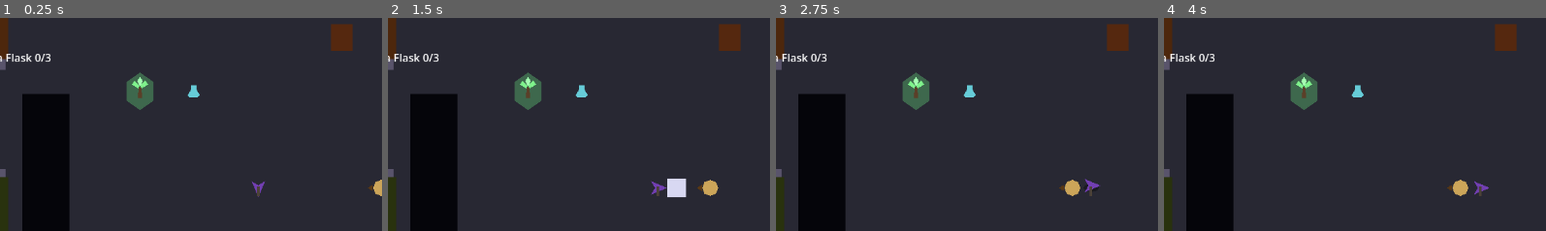
Above: before the commit, frames 1-4 (left to right).
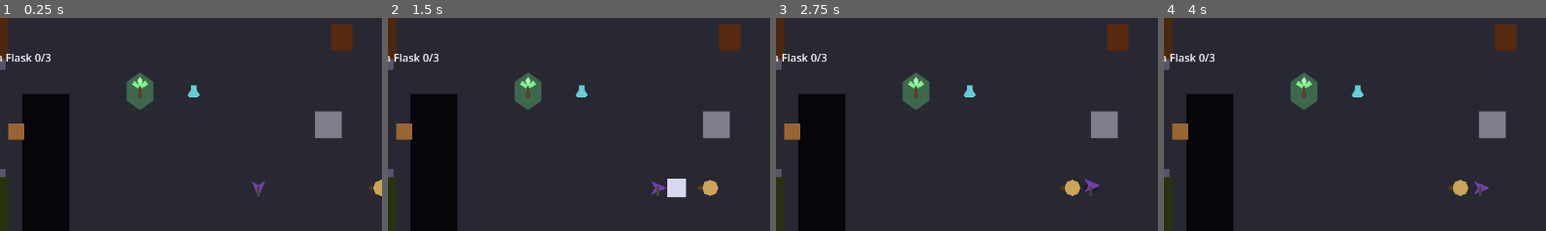
Above: after the commit, the same moments.

Repository: KrisUni/the-shattering
Game: Godot game, scene res://scenes/test_room.tscn
Same seed, same stepped clock (60 frames per second), same inputs: the game is played once before the commit and once after it. Sound files missing from this copy of the repository are replaced by a short silence.
Inputs (mouse positions are % of the whole screen's width and height, from its top left):
- Up to frame 1 (0.25 s): no input
- Up to frame 2 (1.5 s): tap Enter at 0.5 s; move the mouse to (72, 45) at 0.52 s; hold D (move_right) 0.53-1.25 s; hold Shift (block) 0.53-1.25 s; click (72, 45) at 0.67 s; tap F (jump) at 0.77, 1.07 s; tap C (cast_spell) at 0.8 s; drag from (30, 55) to (35, 84) at 1.27 s
- Up to frame 3 (2.75 s): move the mouse to (60, 28) at 2.02 s; hold D (move_right) from 2.03 s (still down); tap V (switch_spell) at 2.1 s; tap F (jump) at 2.3 s
- Up to frame 4 (4 s): release D (move_right) at 2.75 s; drag from (45, 71) to (61, 15) at 2.77 s; tap Space (roll) at 3.5 s; move the mouse to (80, 65) at 3.52 s; hold A (move_left) from 3.53 s (still down); hold Right mouse button (attack_heavy) from 3.53 s (still down); tap F (jump) at 3.77 s; tap C (cast_spell) at 3.8 s
The pictures show only the part of the screen within x 16-66%, y 10-60%; the shares and areas given below are measured in that part.

The runs differ from the first frame. In frame 1, 1.2% of the frame differs, in the area x 2-90%, y 43-58%; in frame 2, 1.2%; in frame 3, 1.2%; in frame 4, 1.2%.

Commit message:
Shove and Pull movable objects across gaps (#51)
Co-Authored-By: Claude Sonnet 5.5 <noreply@anthropic.com>
Claude-Session: https://claude.ai/code/session_01L8pxksdr9b4Yyf88bKMYGB

Diff:
--- /dev/null
+++ b/data/boulder.tres
@@ -0,0 +1,9 @@
+[gd_resource type="Resource" script_class="MovableTuning" format=3]
+
+[ext_resource type="Script" path="res://scripts/tuning/movable_tuning.gd" id="1_tuning"]
+
+[resource]
+script = ExtResource("1_tuning")
+weight = 80.0
+size = 40.0
+color = Color(0.5, 0.5, 0.55, 1)
--- /dev/null
+++ b/data/crate.tres
@@ -0,0 +1,9 @@
+[gd_resource type="Resource" script_class="MovableTuning" format=3]
+
+[ext_resource type="Script" path="res://scripts/tuning/movable_tuning.gd" id="1_tuning"]
+
+[resource]
+script = ExtResource("1_tuning")
+weight = 10.0
+size = 24.0
+color = Color(0.6, 0.4, 0.2, 1)
--- a/scenes/almos/almos_spell.gd
+++ b/scenes/almos/almos_spell.gd
@@ -131,7 +131,7 @@
 	_frames = 0
 
 
-# Shove or Pull on the nearest enemy in the cone around the aim, if he can pay: the cost is spent
+# Shove or Pull on the nearest enemy or movable object in the cone around the aim, if he can pay: the cost is spent
 # whatever comes of it. An enemy within the greatest Weight he can move slides, one beyond it
 # shudders. With no enemy in the cone nothing happens and nothing is spent.
 func _act_on_an_enemy(aim: Vector2) -> void:
@@ -141,7 +141,7 @@
 	if enemy == null or not _can_pay(cost):
 		return
 	_pay(cost)
-	if enemy.tuning.weight > tuning.greatest_weight():
+	if enemy.weight > tuning.greatest_weight():
 		enemy.shudder()
 		return
 	var away: Vector2 = enemy.global_position - body.global_position
@@ -151,11 +151,11 @@
 		enemy.slide(away, cost.distance, cost.move_speed)
 
 
-# The nearest living enemy within the cost's range and cone around the aim, or null.
+# The nearest living enemy or movable object within the cost's range and cone around the aim, or null.
 func _nearest_enemy_in_the_cone(cost: SpellCost, aim: Vector2) -> Node2D:
 	var nearest: Node2D = null
 	var nearest_distance := cost.target_range
-	for node in get_tree().get_nodes_in_group(&"enemies"):
+	for node in get_tree().get_nodes_in_group(&"enemies") + get_tree().get_nodes_in_group(&"movables"):
 		var enemy := node as Node2D
 		if enemy == null or not enemy.has_method(&"slide") or enemy.dead:
 			continue
--- a/scenes/enemies/training_enemy.gd
+++ b/scenes/enemies/training_enemy.gd
@@ -118,6 +118,11 @@
 var broken: bool:
 	get:
 		return _broken
+
+## How heavy it is, from its tuning.
+var weight: float:
+	get:
+		return tuning.weight
 
 ## Whether a Shove or a Pull is sliding it: it does not act until the slide is over.
 var sliding: bool:
--- a/scenes/test_room.tscn
+++ b/scenes/test_room.tscn
@@ -26,6 +26,9 @@
 [ext_resource type="PackedScene" path="res://scenes/world/path_blocker.tscn" id="21_path_blocker"]
 [ext_resource type="PackedScene" path="res://scenes/world/fungus.tscn" id="22_fungus"]
 
+[ext_resource type="PackedScene" path="res://scenes/world/movable.tscn" id="40_movable"]
+[ext_resource type="Resource" path="res://data/boulder.tres" id="41_boulder"]
+
 [sub_resource type="RectangleShape2D" id="RectangleShape2D_wall_across"]
 size = Vector2(1152, 16)
 
@@ -269,3 +272,10 @@
 horizontal_alignment = 1
 script = ExtResource("10_fallen_label")
 almos = NodePath("../../Almos")
+
+[node name="Crate" parent="." instance=ExtResource("40_movable")]
+position = Vector2(216, 240)
+
+[node name="Boulder" parent="." instance=ExtResource("40_movable")]
+position = Vector2(680, 230)
+tuning = ExtResource("41_boulder")
--- /dev/null
+++ b/scenes/world/movable.gd
@@ -0,0 +1,111 @@
+class_name Movable
+extends CharacterBody2D
+## A movable object, such as a Crate or a Boulder: a body that blocks Almos and the enemies like a
+## wall, on the walls layer, and stands where it is put until a Shove or a Pull moves it. It is
+## lifted while it moves: it slides as an enemy does, but no edge of a Gap or a Ledge stops it, so
+## a Pull fetches it across a Gap, and only a wall, Almos or an enemy does. One that a Shove leaves
+## with its centre inside a Gap falls and is gone. One too heavy for him only shudders. Its
+## numbers, Weight included, come from its tuning, which the scene's instances give.
+
+# The collision layer of the area inside a Gap, the sixth.
+const GAP_AREA_LAYER := 32
+
+# How a shudder looks: for this many physics frames its look jumps this many pixels from side to
+# side, each frame the other way. A look, not tuning.
+const SHUDDER_FRAMES := 8
+const SHUDDER_OFFSET := 3.0
+
+## Emitted once each time a Shove or a Pull is too much for its Weight and it shudders instead of
+## moving.
+signal shuddered
+
+## Emitted once, when it falls into a Gap and is gone.
+signal fell
+
+@export var tuning: MovableTuning
+
+## How heavy it is.
+var weight: float:
+	get:
+		return tuning.weight
+
+## Whether a Shove or a Pull is sliding it.
+var sliding: bool:
+	get:
+		return _sliding
+
+## Whether it has fallen into a Gap. It is freed at the end of that physics frame.
+var dead: bool:
+	get:
+		return _fallen
+
+@onready var _placeholder: Polygon2D = $Placeholder
+
+var _sliding := false
+var _fallen := false
+var _slide_direction := Vector2.ZERO
+var _slide_left := 0.0
+var _slide_speed := 0.0
+var _shudder_left := 0
+
+
+func _ready() -> void:
+	var half := tuning.size / 2.0
+	_placeholder.polygon = PackedVector2Array([Vector2(-half, -half), Vector2(half, -half), Vector2(half, half), Vector2(-half, half)])
+	_placeholder.color = tuning.color
+	var shape := RectangleShape2D.new()
+	shape.size = Vector2(tuning.size, tuning.size)
+	($CollisionShape2D as CollisionShape2D).shape = shape
+
+
+func _physics_process(delta: float) -> void:
+	if _shudder_left > 0:
+		_placeholder.position.x = SHUDDER_OFFSET if _shudder_left % 2 == 0 else -SHUDDER_OFFSET
+		_shudder_left -= 1
+	else:
+		_placeholder.position.x = 0.0
+	if _sliding:
+		_slide(delta)
+
+
+## A Shove or a Pull slides it this way, a unit vector, for this many pixels at this many pixels
+## per second.
+func slide(direction: Vector2, distance: float, speed: float) -> void:
+	if _fallen or distance <= 0.0 or direction.is_zero_approx():
+		return
+	_sliding = true
+	_slide_direction = direction.normalized()
+	_slide_left = distance
+	_slide_speed = speed
+
+
+## A Shove or a Pull is more than its Weight allows: it shudders and stays where it is.
+func shudder() -> void:
+	_shudder_left = SHUDDER_FRAMES
+	shuddered.emit()
+
+
+# One physics frame of the slide: it stops against what blocks it, falls if it ends in a Gap.
+func _slide(delta: float) -> void:
+	var step := minf(_slide_speed * delta, _slide_left)
+	var hit := move_and_collide(_slide_direction * step)
+	_slide_left -= step
+	if _in_a_gap():
+		# Lifted, it crosses a Gap; it falls only if it is put down inside one.
+		if hit != null or _slide_left <= 0.0:
+			_sliding = false
+			_fallen = true
+			fell.emit()
+			queue_free()
+		return
+	if hit != null or _slide_left <= 0.0:
+		_sliding = false
+
+
+func _in_a_gap() -> bool:
+	var query := PhysicsPointQueryParameters2D.new()
+	query.position = global_position
+	query.collision_mask = GAP_AREA_LAYER
+	query.collide_with_areas = true
+	query.collide_with_bodies = false
+	return not get_world_2d().direct_space_state.intersect_point(query, 1).is_empty()
--- /dev/null
+++ b/scenes/world/movable.tscn
@@ -0,0 +1,15 @@
+[gd_scene format=3]
+
+[ext_resource type="Script" path="res://scenes/world/movable.gd" id="1_script"]
+[ext_resource type="Resource" path="res://data/crate.tres" id="2_tuning"]
+
+[node name="Movable" type="CharacterBody2D" groups=["movables"]]
+collision_layer = 1
+collision_mask = 385
+motion_mode = 1
+script = ExtResource("1_script")
+tuning = ExtResource("2_tuning")
+
+[node name="Placeholder" type="Polygon2D" parent="."]
+
+[node name="CollisionShape2D" type="CollisionShape2D" parent="."]
--- /dev/null
+++ b/scripts/tuning/movable_tuning.gd
@@ -0,0 +1,14 @@
+class_name MovableTuning
+extends Resource
+## The numbers of one kind of movable object, such as a Crate. The values live in its data file,
+## such as data/crate.tres, not here.
+
+## How heavy it is. Shove and Pull move it only if this is no more than the greatest Weight he can
+## move (see PlayerTuning.greatest_weight); a heavier one shudders and stays where it is.
+@export var weight: float
+
+## The width and height of its square body, in pixels.
+@export var size: float
+
+## The colour of its placeholder.
+@export var color: Color
--- /dev/null
+++ b/test/test_movable.gd
@@ -0,0 +1,360 @@
+extends GutTest
+## Movable objects, the Crate and the Boulder. Alone, a Movable is tested through its scene: its
+## Weight from its data file, its slide and its shudder. In the test room, with the real Almos and
+## the shipped numbers, driven through the switch_spell and cast_spell actions, Shove and Pull move the
+## Crate, a Pull fetches it across the Gap, a wall stops it whole, the Gap takes it, and the Boulder
+## only shudders. Every distance, cost and Weight is worked from the data files and the room's own
+## nodes, so nothing here pins a number in them.
+
+const AlmosInput := preload("res://test/helpers/almos_input.gd")
+
+const TEST_ROOM_PATH := "res://scenes/test_room.tscn"
+const MOVABLE_PATH := "res://scenes/world/movable.tscn"
+const CRATE_PATH := "res://data/crate.tres"
+const BOULDER_PATH := "res://data/boulder.tres"
+const PULL_PATH := "res://data/pull.tres"
+const SHOVE_PATH := "res://data/shove.tres"
+const TOLERANCE := 0.0001
+const DISTANCE_TOLERANCE := 0.5
+# In physics frames.
+const TAP_FRAMES := 2
+const MARGIN_FRAMES := 8
+# In pixels.
+const NEAR := 60.0
+const OPEN_FLOOR := Vector2(576.0, 324.0)
+# In pixels per second, and pixels. A slide for the unit tests, worked by hand: 300 / 60 = 5 a frame.
+const UNIT_SPEED := 300.0
+const UNIT_DISTANCE := 50.0
+
+var _almos_input: AlmosInput
+var _pull: SpellCost
+var _shove: SpellCost
+var _room: Node
+var _almos: Almos
+var _crate
+var _boulder
+var _enemy
+var _shuddered := 0
+var _fell := 0
+var _jitter_seen := false
+
+
+func before_each() -> void:
+	await get_tree().process_frame
+	_almos_input = AlmosInput.new(self)
+	_shuddered = 0
+	_fell = 0
+	_jitter_seen = false
+	_pull = load(PULL_PATH) as SpellCost
+	_shove = load(SHOVE_PATH) as SpellCost
+
+
+func after_each() -> void:
+	if get_tree().physics_frame.is_connected(_watch_the_look):
+		get_tree().physics_frame.disconnect(_watch_the_look)
+	_almos_input.release_everything()
+
+
+# --- a Movable alone ---
+
+
+func test_a_movables_weight_comes_from_its_data_file() -> void:
+	var movable = _alone(CRATE_PATH)
+
+	assert_almost_eq(movable.weight, (load(CRATE_PATH) as MovableTuning).weight, TOLERANCE)
+
+
+func test_the_crate_is_within_the_shipped_limit_and_the_boulder_is_over_it() -> void:
+	var limit := (load(AlmosInput.TUNING_PATH) as PlayerTuning).greatest_weight()
+
+	assert_lte((load(CRATE_PATH) as MovableTuning).weight, limit, "Crate")
+	assert_gt((load(BOULDER_PATH) as MovableTuning).weight, limit, "Boulder")
+
+
+func test_a_movable_slides_the_distance_it_is_given_at_the_speed_it_is_given() -> void:
+	var movable = _alone(CRATE_PATH)
+
+	movable.slide(Vector2.RIGHT, UNIT_DISTANCE, UNIT_SPEED)
+	await wait_physics_frames(3)
+
+	assert_almost_eq(movable.position.x, 3.0 * UNIT_SPEED / Engine.physics_ticks_per_second, DISTANCE_TOLERANCE, "after 3 frames")
+	await wait_physics_frames(int(UNIT_DISTANCE / UNIT_SPEED * Engine.physics_ticks_per_second) + MARGIN_FRAMES)
+	assert_almost_eq(movable.position.x, UNIT_DISTANCE, DISTANCE_TOLERANCE, "at the end")
+	assert_false(movable.sliding, "sliding")
+
+
+func test_a_movable_shudders_without_moving() -> void:
+	var movable = _alone(BOULDER_PATH)
+	movable.shuddered.connect(func() -> void: _shuddered += 1)
+
+	movable.shudder()
+	await wait_physics_frames(2)
+
+	assert_eq(_shuddered, 1, "shuddered")
+	assert_ne((movable.get_node("Placeholder") as Node2D).position.x, 0.0, "its look jittered")
+	assert_eq(movable.position, Vector2.ZERO, "position")
+
+
+func test_a_movable_blocks_like_a_wall() -> void:
+	var movable = _alone(CRATE_PATH)
+
+	assert_true(movable.is_in_group(&"movables"), "group")
+	assert_ne(movable.collision_layer & _layer_bit("walls"), 0, "on the walls layer")
+
+
+# --- the Crate in the test room ---
+
+
+func test_the_test_rooms_crate_is_west_of_the_gap_and_the_boulder_is_over_the_limit() -> void:
+	_set_up_room()
+	var gap = _room.get_node("Gap")
+
+	assert_lt(_crate.global_position.x, gap.global_position.x - gap.size.x / 2.0, "the Crate is west of the Gap")
+	assert_gt(_boulder.weight, _almos.tuning.greatest_weight(), "the Boulder")
+
+
+func test_a_pull_fetches_the_crate_across_the_gap() -> void:
+	_set_up_room()
+	var gap = _room.get_node("Gap")
+	var east_edge: float = gap.global_position.x + gap.size.x / 2.0
+	_almos.global_position = Vector2(east_edge + (_pull.target_range - 20.0) / 2.0 + 20.0, _crate.global_position.y)
+	_almos.global_position.x = minf(_almos.global_position.x, _crate.global_position.x + _pull.target_range - 1.0)
+	_almos.facing = Vector2.LEFT
+	assert_lte(_almos.global_position.distance_to(_crate.global_position), _pull.target_range, "in range")
+
+	await _cast()
+	await _wait_for_the_slide(_pull)
+
+	assert_almost_eq(_crate.global_position.distance_to(_almos.global_position), _pull.distance, DISTANCE_TOLERANCE, "stops at the Pull distance")
+	assert_gt(_crate.global_position.x, east_edge, "east of the Gap")
+	assert_false(_crate.dead, "whole")
+
+
+func test_a_shove_slides_the_crate_by_the_shove_distance() -> void:
+	_set_up_room()
+	_place_crate_in_front_of_almos(OPEN_FLOOR, NEAR)
+	var start: Vector2 = _crate.global_position
+	await _select(AlmosSpell.Spell.SHOVE)
+
+	await _cast()
+	await _wait_for_the_slide(_shove)
+
+	assert_almost_eq(_crate.global_position.x, start.x + _shove.distance, DISTANCE_TOLERANCE)
+	assert_almost_eq(_almos.health.current, _almos.health.maximum - _shove.health_cost, TOLERANCE, "Health")
+
+
+func test_a_crate_shoved_into_a_wall_stops_against_it_whole() -> void:
+	_set_up_room()
+	var wall := _room.get_node("Walls/WallRight") as StaticBody2D
+	var face := wall.global_position.x - ((wall.get_node("CollisionShape2D") as CollisionShape2D).shape as RectangleShape2D).size.x / 2.0
+	_place_crate_in_front_of_almos(Vector2(face - _shove.distance / 2.0 - NEAR, OPEN_FLOOR.y + 80.0), NEAR)
+	await _select(AlmosSpell.Spell.SHOVE)
+
+	await _cast()
+	await _wait_for_the_slide(_shove)
+
+	assert_almost_eq(_crate.global_position.x, face - (load(CRATE_PATH) as MovableTuning).size / 2.0, DISTANCE_TOLERANCE, "against the wall")
+	assert_false(_crate.dead, "whole")
+	assert_false(_crate.sliding, "sliding")
+
+
+func test_a_crate_shoved_into_the_gap_from_its_east_side_falls_and_is_gone() -> void:
+	_set_up_room()
+	var gap = _room.get_node("Gap")
+	var east_edge: float = gap.global_position.x + gap.size.x / 2.0
+	assert_lt(_shove.distance / 2.0, gap.size.x, "ends inside the Gap")
+	var crate_at := Vector2(east_edge + _shove.distance / 2.0, gap.global_position.y)
+	_crate.global_position = crate_at
+	_almos.global_position = crate_at + Vector2(NEAR, 0.0)
+	_almos.facing = Vector2.LEFT
+	_crate.fell.connect(func() -> void: _fell += 1)
+	await _select(AlmosSpell.Spell.SHOVE)
+
+	await _cast()
+	await _wait_for_the_slide(_shove)
+
+	assert_eq(_fell, 1, "fell")
+	assert_false(is_instance_valid(_crate), "freed")
+
+
+func test_a_ledge_side_does_not_stop_a_lifted_crate() -> void:
+	_set_up_room()
+	var ledge = _room.get_node("Ledge")
+	var east_face: float = ledge.global_position.x + ledge.size.x / 2.0
+	var crate_at := Vector2(east_face + _shove.distance / 2.0, ledge.global_position.y)
+	_crate.global_position = crate_at
+	_almos.global_position = crate_at + Vector2(NEAR, 0.0)
+	_almos.facing = Vector2.LEFT
+	await _select(AlmosSpell.Spell.SHOVE)
+
+	await _cast()
+	await _wait_for_the_slide(_shove)
+
+	assert_almost_eq(_crate.global_position.x, crate_at.x - _shove.distance, DISTANCE_TOLERANCE)
+	assert_false(_crate.dead, "whole")
+
+
+# --- the Boulder ---
+
+
+func test_a_boulder_shudders_stays_put_and_the_cost_is_paid() -> void:
+	_set_up_room()
+	_boulder.shuddered.connect(func() -> void: _shuddered += 1)
+	get_tree().physics_frame.connect(_watch_the_look)
+	_almos.global_position = _boulder.global_position + Vector2(-NEAR - 20.0, 0.0)
+	_almos.facing = Vector2.RIGHT
+	var start: Vector2 = _boulder.global_position
+	await _select(AlmosSpell.Spell.SHOVE)
+
+	await _cast()
+	# Read at once: Stamina starts to refill soon after.
+	assert_almost_eq(_almos.health.current, _almos.health.maximum - _shove.health_cost, TOLERANCE, "Health")
+	assert_almost_eq(_almos.stamina.current, _almos.stamina.maximum - _shove.stamina_cost, 0.5, "Stamina")
+	await _wait_for_the_slide(_shove)
+
+	assert_eq(_shuddered, 1, "shuddered")
+	assert_true(_jitter_seen, "its look jittered")
+	assert_eq(_boulder.global_position, start, "position")
+
+
+func test_a_boulder_does_not_move_for_pull_either() -> void:
+	_set_up_room()
+	_boulder.shuddered.connect(func() -> void: _shuddered += 1)
+	_almos.global_position = _boulder.global_position + Vector2(-NEAR - 20.0, 0.0)
+	_almos.facing = Vector2.RIGHT
+	var start: Vector2 = _boulder.global_position
+
+	await _cast()
+	await _wait_for_the_slide(_pull)
+
+	assert_eq(_shuddered, 1, "shuddered")
+	assert_eq(_boulder.global_position, start, "position")
+
+
+# --- the nearest of an enemy and a crate ---
+
+
+func test_the_nearer_crate_is_moved_and_the_farther_enemy_is_not() -> void:
+	_set_up_room()
+	_place_crate_in_front_of_almos(OPEN_FLOOR, NEAR)
+	_enemy.global_position = OPEN_FLOOR + _farther_in_the_cone()
+	var enemy_start: Vector2 = _enemy.global_position
+	var crate_start: Vector2 = _crate.global_position
+	await _select(AlmosSpell.Spell.SHOVE)
+
+	await _cast()
+	await _wait_for_the_slide(_shove)
+
+	assert_gt(_crate.global_position.x, crate_start.x + _shove.distance - DISTANCE_TOLERANCE, "the Crate moved")
+	assert_eq(_enemy.global_position, enemy_start, "the enemy did not")
+
+
+func test_the_nearer_enemy_is_moved_and_the_farther_crate_is_not() -> void:
+	_set_up_room()
+	_place_crate_in_front_of_almos(OPEN_FLOOR, NEAR)
+	_crate.global_position = OPEN_FLOOR + _farther_in_the_cone()
+	_enemy.global_position = OPEN_FLOOR + Vector2(NEAR, 0.0)
+	var enemy_start: Vector2 = _enemy.global_position
+	var crate_start: Vector2 = _crate.global_position
+	await _select(AlmosSpell.Spell.SHOVE)
+
+	await _cast()
+	await _wait_for_the_slide(_shove)
+
+	assert_almost_eq(_enemy.global_position.x, enemy_start.x + _shove.distance, DISTANCE_TOLERANCE, "the enemy moved")
+	assert_eq(_crate.global_position, crate_start, "the Crate did not")
+
+
+func test_a_crate_outside_the_cone_is_left_alone_and_nothing_is_spent() -> void:
+	_set_up_room()
+	_crate.global_position = OPEN_FLOOR + Vector2.RIGHT.rotated(deg_to_rad(_shove.cone_half_angle_degrees + 5.0)) * NEAR
+	_almos.global_position = OPEN_FLOOR
+	_almos.facing = Vector2.RIGHT
+	_enemy.global_position = OPEN_FLOOR + Vector2(0.0, -_shove.target_range - 1.0)
+	var start: Vector2 = _crate.global_position
+	await _select(AlmosSpell.Spell.SHOVE)
+
+	await _cast()
+	await _wait_for_the_slide(_shove)
+
+	assert_eq(_crate.global_position, start, "Crate")
+	assert_almost_eq(_almos.health.current, _almos.health.maximum, TOLERANCE, "Health")
+
+
+# --- set-up ---
+
+
+func _alone(tuning_path: String):
+	var movable = (load(MOVABLE_PATH) as PackedScene).instantiate()
+	movable.tuning = load(tuning_path)
+	movable.position = Vector2.ZERO
+	add_child_autofree(movable)
+	return movable
+
+
+# The test room as shipped, without the Sound hunter, with the training enemy given no target.
+func _set_up_room() -> void:
+	var scene := load(TEST_ROOM_PATH) as PackedScene
+	_room = scene.instantiate()
+	var hunter := _room.get_node("SoundHunter")
+	_room.remove_child(hunter)
+	hunter.free()
+	add_child_autofree(_room)
+	_almos = _room.get_node("Almos") as Almos
+	_crate = _room.get_node("Crate")
+	_boulder = _room.get_node("Boulder")
+	_enemy = _room.get_node("TrainingEnemy")
+	_enemy.target = null
+	_enemy.global_position = Vector2(OPEN_FLOOR.x, OPEN_FLOOR.y + _shove.target_range * 2.0)
+
+
+# Where the farther of two things in the cone stands from him: inside its edge, so that the nearer one,
+# straight ahead, slides past it.
+func _farther_in_the_cone() -> Vector2:
+	return Vector2.RIGHT.rotated(-deg_to_rad(_shove.cone_half_angle_degrees - 5.0)) * NEAR * 2.0
+
+
+# Almos here facing right, the Crate this far in front of him.
+func _place_crate_in_front_of_almos(almos_at: Vector2, distance: float) -> void:
+	_almos.global_position = almos_at
+	_almos.facing = Vector2.RIGHT
+	_crate.global_position = almos_at + Vector2(distance, 0.0)
+
+
+func _layer_bit(layer_name: String) -> int:
+	for layer in range(1, 33):
+		if ProjectSettings.get_setting("layer_names/2d_physics/layer_%d" % layer, "") == layer_name:
+			return 1 << (layer - 1)
+	fail_test("the project should name a 2D physics layer %s" % layer_name)
+	return 0
+
+
+# --- driving ---
+
+
+func _tap(action: StringName) -> void:
+	_almos_input.press_action(action)
+	await wait_physics_frames(TAP_FRAMES)
+	_almos_input.release_action(action)
+
+
+func _select(spell: AlmosSpell.Spell) -> void:
+	if _almos.spell.selected != spell:
+		await _tap(&"switch_spell")
+		await wait_physics_frames(1)
+	assert_eq(_almos.spell.selected, spell, "the Spell should be selected")
+
+
+func _cast() -> void:
+	await _tap(&"cast_spell")
+	await wait_physics_frames(1)
+
+
+func _wait_for_the_slide(cost: SpellCost) -> void:
+	var frames := ceili(cost.target_range / cost.move_speed * Engine.physics_ticks_per_second)
+	await wait_physics_frames(frames + MARGIN_FRAMES)
+
+
+func _watch_the_look() -> void:
+	if is_instance_valid(_boulder) and absf((_boulder.get_node("Placeholder") as Node2D).position.x) > 0.0:
+		_jitter_seen = true
--- a/test/test_shove_and_pull.gd
+++ b/test/test_shove_and_pull.gd
@@ -175,8 +175,8 @@
 
 
 func test_shove_aims_at_the_lock_on_target_and_not_along_his_facing() -> void:
-	# Up and to the right of him, far outside the cone of his facing (to the right).
-	var offset := Vector2(1.0, -1.0).normalized() * LOCK_ON_DISTANCE
+	# Down and to the right of him, far outside the cone of his facing (to the right).
+	var offset := Vector2(1.0, 1.0).normalized() * LOCK_ON_DISTANCE
 	_set_up_room(OPEN_FLOOR, OPEN_FLOOR + offset)
 	var start: Vector2 = _enemy.global_position
 	await _select(AlmosSpell.Spell.SHOVE)
@@ -191,7 +191,7 @@
 
 
 func test_shove_without_lock_on_does_not_reach_an_enemy_outside_his_facing_cone() -> void:
-	var offset := Vector2(1.0, -1.0).normalized() * LOCK_ON_DISTANCE
+	var offset := Vector2(1.0, 1.0).normalized() * LOCK_ON_DISTANCE
 	_set_up_room(OPEN_FLOOR, OPEN_FLOOR + offset)
 	var start: Vector2 = _enemy.global_position
 	await _select(AlmosSpell.Spell.SHOVE)
Not shown, added: scenes/world/movable.gd.uid
Not shown, added: scripts/tuning/movable_tuning.gd.uid
Not shown, added: test/test_movable.gd.uid
